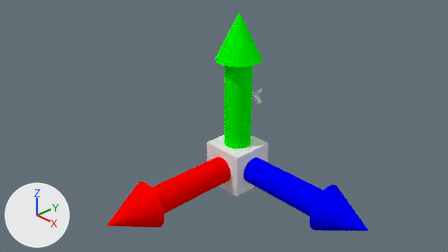
The Blender file VectorsLeft.blend as it was, and as the next commit left it.
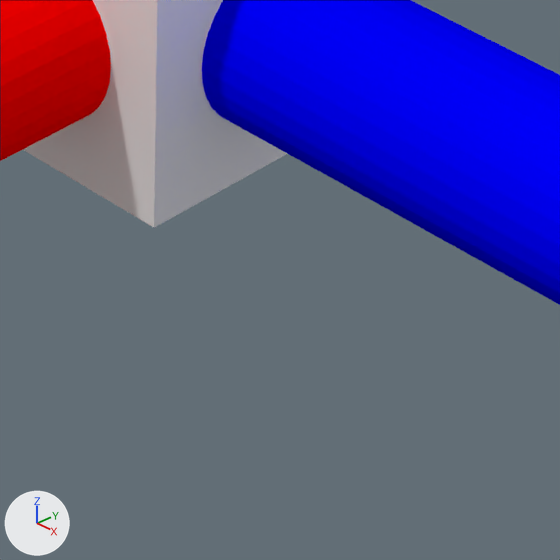
Each version appears first from the file's camera 'Camera', and next in a close-up on the part from 48% to 66% of the width and 65% to 96% of the height. The lights are fixed; the arrows at lower left show +X, +Y and +Z.

The first close-up shows 'Cube', 'Cylinder X', 'Cylinder Z'.
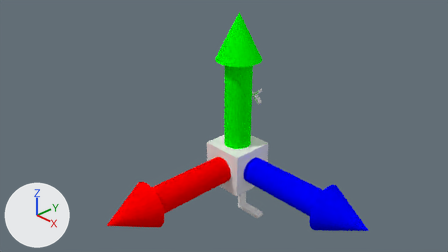
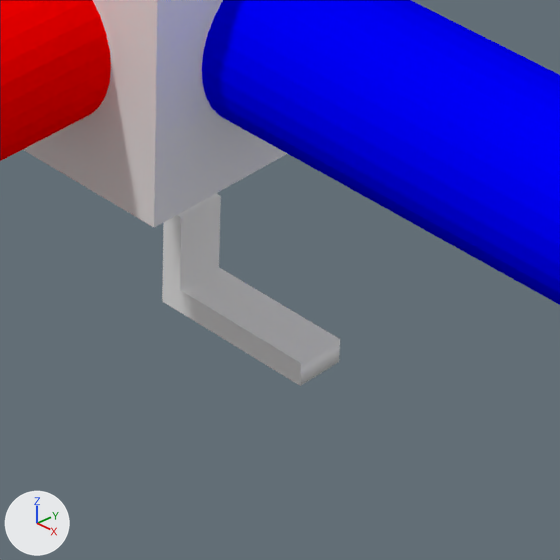
Commit message: carve L

Location of each change, (x1, y1, x2, y2) in pixels of the close-ups (560 x 560 px):
'Text L', added
    after: (162, 194, 340, 386)

Diff of the bpy script that builds the scene:
```diff
--- a/VectorsLeft.blend.py
+++ b/VectorsLeft.blend.py
@@ me_mesh @@
+me_mesh.from_pydata(...)  # 24 vertices, 14 faces; spans x 0.074..0.48, y 0.0..0.682, z -0.1..0.1
@@ ob_text_l @@
+ob_text_l = bpy.data.objects.new('Text L', me_mesh)
+ob_text_l.location = (0.151, 1.0, -2.248)
+ob_text_l.rotation_euler = (4.712, -1.571, 0.0)  # degrees (270, -90, 0)
```
